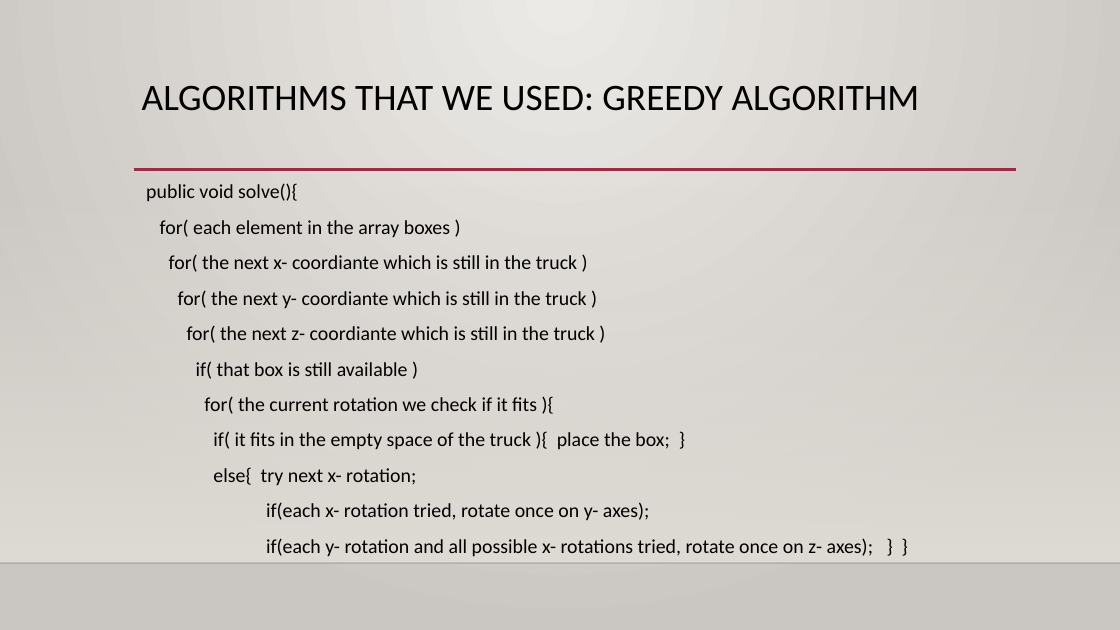
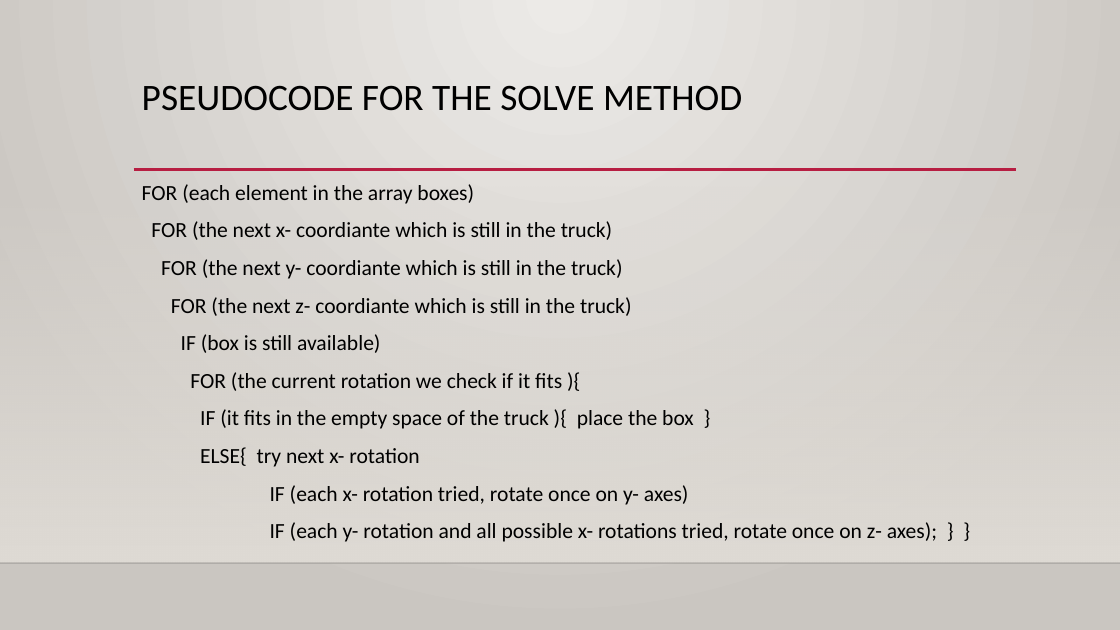
Before and after one commit to 31l3311/Pentominoes, a slide deck: slide 7 of project 3.pptx (slide 5 before the commit). Drawn at 1120x630 pixels with LibreOffice and Linux fonts; fonts in the diff are those of the drawing; background and template pictures are left out. Boxes give left, top, right and bottom in pixels: in the first picture for what was removed or moved away, otherwise in the second. Text is boxed around its words. In the diff, an @@ line names an element or a change of style, - is before the commit and + after.

```diff
--- a/project 3.pptx
+++ b/project 3.pptx
@@ title at bbox=[142, 85, 742, 111]: text changed @@
-ALGORITHMS THAT WE USED: GREEDY ALGORITHM
+PSEUDOCODE FOR THE SOLVE METHOD
@@ text at bbox=[142, 184, 937, 542]: text changed; size 17 to 18.5 pt @@
-public void solve(){
-for( each element in the array boxes )
-for( the next x- coordiante which is still in the truck )
-for( the next y- coordiante which is still in the truck )
-for( the next z- coordiante which is still in the truck )
-if( that box is still available )
-for( the current rotation we check if it fits ){
-if( it fits in the empty space of the truck ){ place the box; }
-else{ try next x- rotation;
-if(each x- rotation tried, rotate once on y- axes);
-if(each y- rotation and all possible x- rotations tried, rotate once on z- axes); } }
+FOR (each element in the array boxes)
+FOR (the next x- coordiante which is still in the truck)
+FOR (the next y- coordiante which is still in the truck)
+FOR (the next z- coordiante which is still in the truck)
+IF (box is still available)
+FOR (the current rotation we check if it fits ){
+IF (it fits in the empty space of the truck ){ place the box }
+ELSE{ try next x- rotation
+IF (each x- rotation tried, rotate once on y- axes)
+IF (each y- rotation and all possible x- rotations tried, rotate once on z- axes); } }
```
Also in this commit, not shown: 1 other slide changed, 3 slides added, 3 other files.
